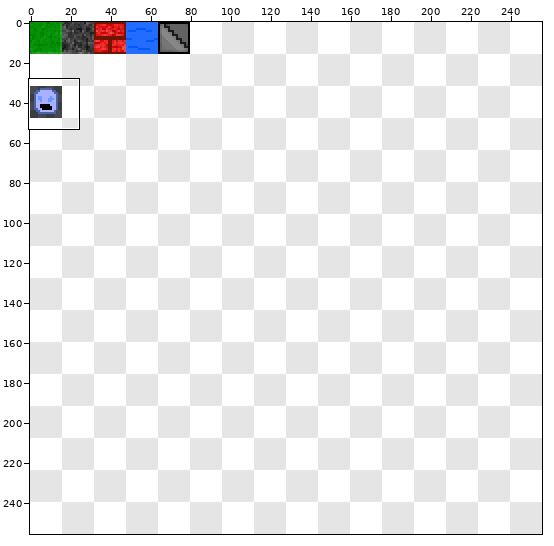
A sprite sheet gets an edit: Gambit/res/textures/spritesheet.png. The first picture is a wide view before the edit; the outline marks the close-up.
Close-up. The starting point:
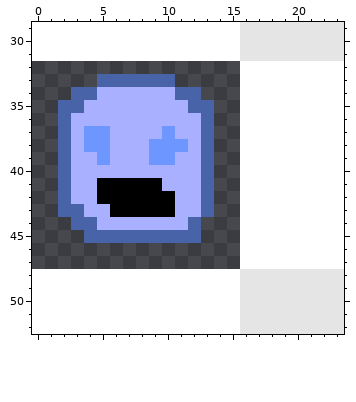
The file is 256x256 pixels. Colours within 5 levels of each other are drawn and written as one. Shown: x 0..23, y 29..52. The commit also changed other parts of the picture, which this record leaves out.
The result:
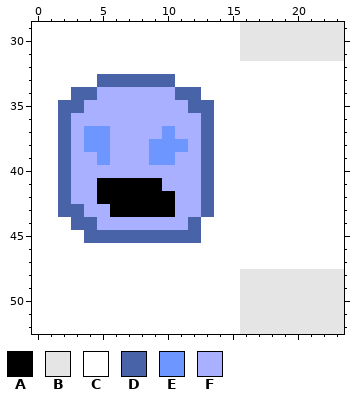
Palette (. is transparent): A #000000  B #e5e5e5  C #ffffff  D #4863a8  E #6d96ff  F #a8b0ff
What changed:
Changed rows in their new state; - is an unchanged pixel.
first column x 0:
32 CCCCCCCCCCCCCCCC
33 CCCCC------CCCCC
34 CCC----------CCC
35 CC------------CC
36 CC------------CC
37 CC------------CC
38 CC------------CC
39 CC------------CC
40 CC------------CC
41 CC------------CC
42 CC------------CC
43 CC------------CC
44 CCC----------CCC
45 CCCC---------CCC
46 CCCCCCCCCCCCCCCC
47 CCCCCCCCCCCCCCCC
Boxes around the changes in both close-ups, in picture pixels (x1, y1, x2, y2):
added: (32, 61, 240, 269)
